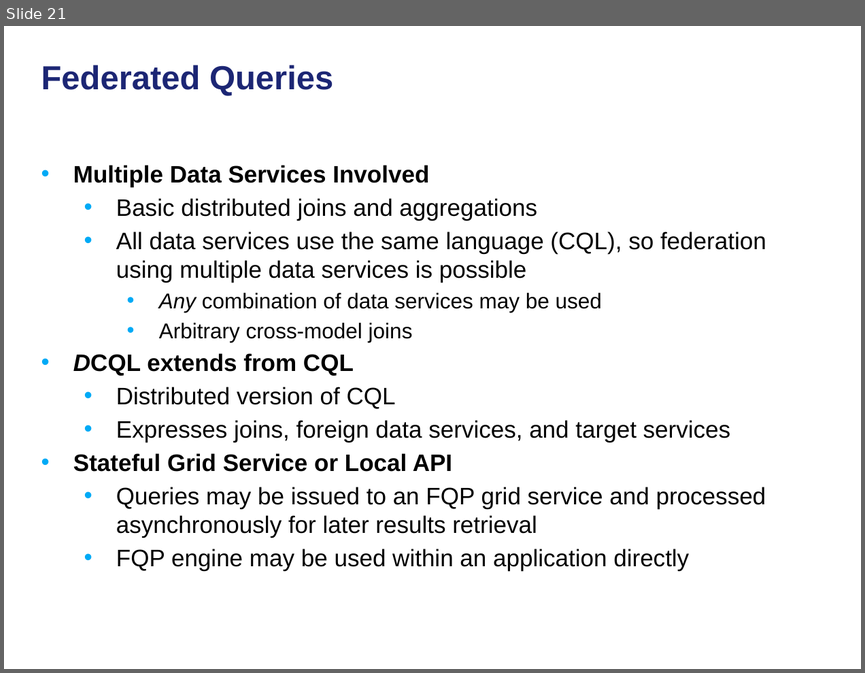
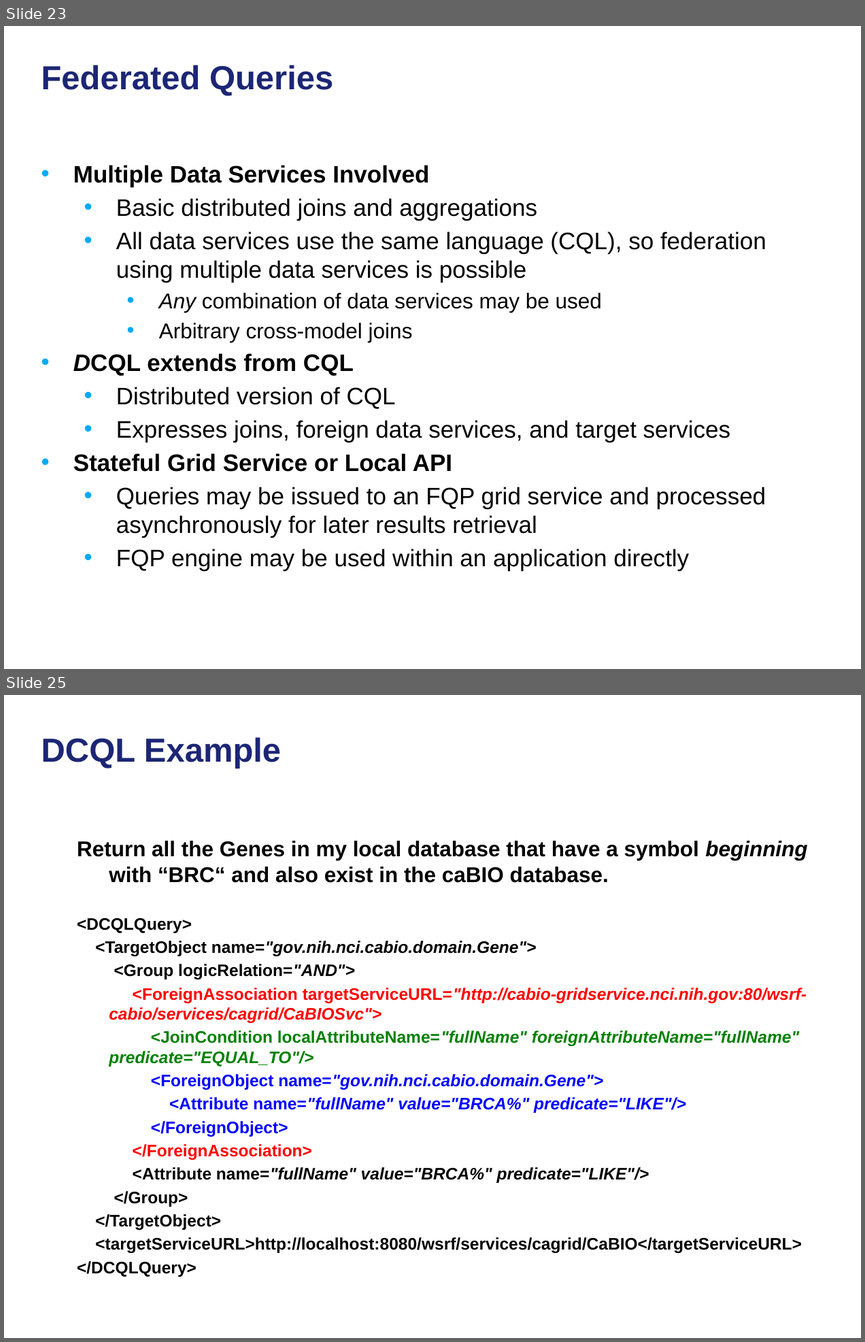
Before and after one commit to NCIP/cagrid-docs, a slide deck: presentations/200906_Novartis/caGrid Data Services.pptx. Shown one above the other, each under a label of ours: slide 21 before the commit, slides 23 and 25 after it; the slides between them are not shown. The pictures are 865x673 and 865x1342 pixels, drawn with LibreOffice and Linux fonts; fonts in the diff are those of the drawing; background and template pictures are left out. Boxes give left, top, right and bottom in pixels: in the first picture for what was removed or moved away, otherwise in the second. Text is boxed around its words. In the diff, an @@ line names an element or a change of style, - is before the commit and + after.

```diff
--- a/presentations/200906_Novartis/caGrid Data Services.pptx
+++ b/presentations/200906_Novartis/caGrid Data Services.pptx
@@ slide 25 added at box(4, 695, 861, 1338), background picture (left out) @@
@@ title added at box(41, 737, 281, 768), 28 pt, text #1C2674, bold @@
+DCQL Example
@@ text added at box(77, 841, 807, 1276), 14 pt, text #000000, bold @@
+Return all the Genes in my local database that have a symbol beginning with “BRC“ and also exist in the caBIO database.
+<DCQLQuery>
+<TargetObject name="gov.nih.nci.cabio.domain.Gene">
+<Group logicRelation="AND">
+<ForeignAssociation targetServiceURL="http://cabio-gridservice.nci.nih.gov:80/wsrf-cabio/services/cagrid/CaBIOSvc">
+<JoinCondition localAttributeName="fullName" foreignAttributeName="fullName" predicate="EQUAL_TO"/>
+<ForeignObject name="gov.nih.nci.cabio.domain.Gene">
+<Attribute name="fullName" value="BRCA%" predicate="LIKE"/>
+</ForeignObject>
+</ForeignAssociation>
+<Attribute name="fullName" value="BRCA%" predicate="LIKE"/>
+</Group>
+</TargetObject>
+<targetServiceURL>http://localhost:8080/wsrf/services/cagrid/CaBIO</targetServiceURL>
+</DCQLQuery>
@@ what was slide 21 is now slide 23 @@
```
Also in this commit, not shown: 1 slide changed, 3 other slides added, 1 slide removed.
